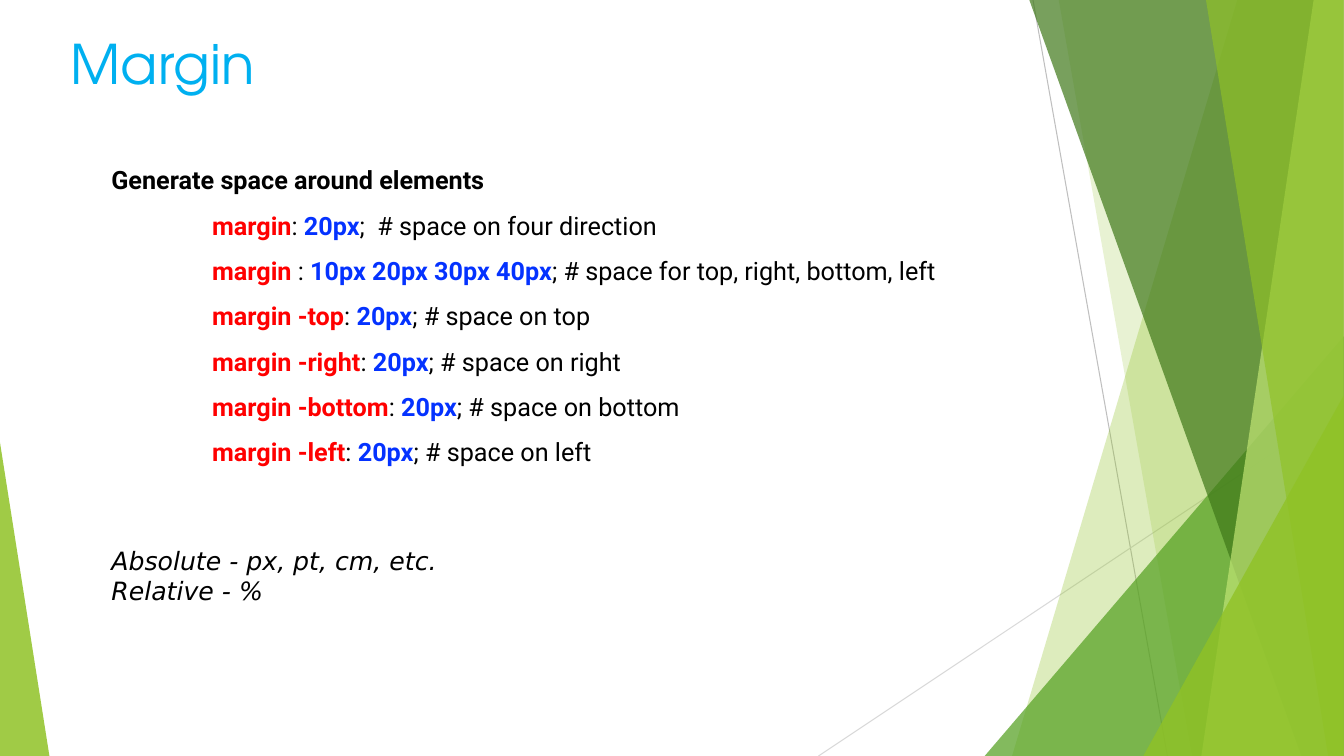
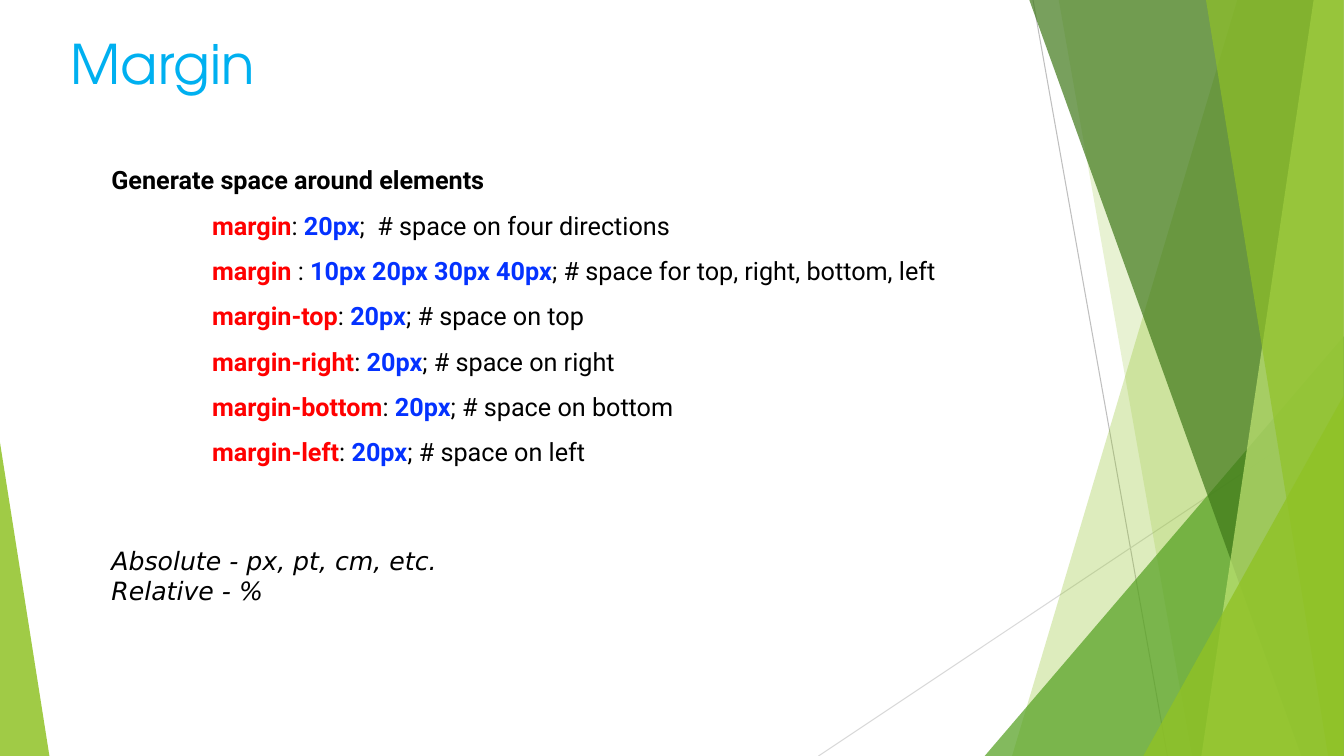
Before and after one commit to lin-chen-DLA/lin-chen-DLA.github.io, a slide deck: slide 5 of Volunteer/Programming/HTML_6.pptx. Drawn at 1344x756 pixels with LibreOffice and Linux fonts; fonts in the diff are those of the drawing. Boxes give left, top, right and bottom in pixels: in the first picture for what was removed or moved away, otherwise in the second. Text is boxed around its words. In the diff, an @@ line names an element or a change of style, - is before the commit and + after.

```diff
--- a/Volunteer/Programming/HTML_6.pptx
+++ b/Volunteer/Programming/HTML_6.pptx
@@ text at <box>212,216,670,241</box>: text changed @@
-margin: 20px; # space on four direction
+margin: 20px; # space on four directions
@@ text at <box>212,306,673,467</box>: spaces changed @@
-margin -top: 20px; # space on top
-margin -right: 20px; # space on right
-margin -bottom: 20px; # space on bottom
-margin -left: 20px; # space on left
+margin-top: 20px; # space on top
+margin-right: 20px; # space on right
+margin-bottom: 20px; # space on bottom
+margin-left: 20px; # space on left
```
Also in this commit, not shown: 2 other slides changed, 1 other file.
